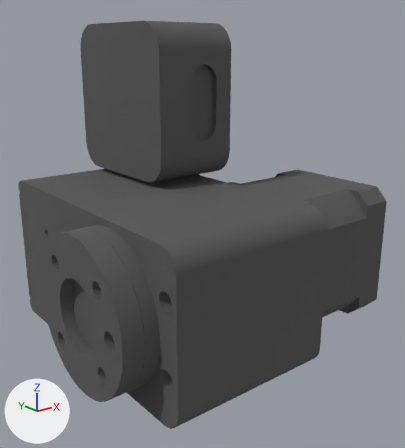
What one commit did to the glTF model workspace/static/CAD/robot_A5.glb.
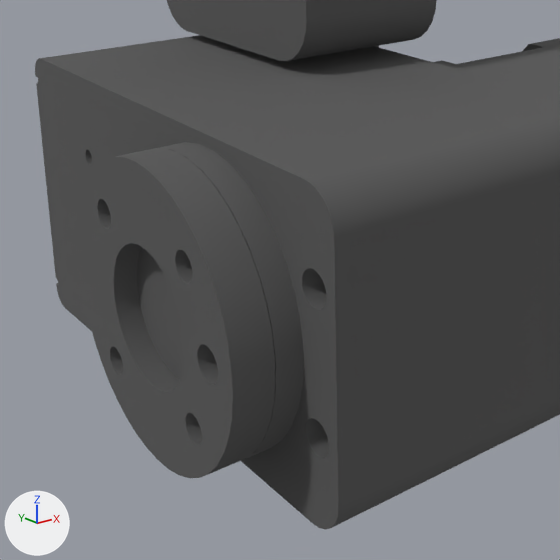
There are two pictures of each version: one whole from a 50 mm lens placed at (-89.8, -178.2, 63.8), pointed at (14.6, -47.7, 11.6), one close up on the part from 0% to 73% of the width and 33% to 99% of the height. The axes (+X, +Y, +Z) are drawn at lower left. The lights are the same throughout. Where no turn or scale is listed for an object, it has been applied to the vertices. Vertices at the same position are counted once.

Before the edit, the objects in view are built like this:
```python
me_a5_v2 = bpy.data.meshes.new('A5 v2')
me_a5_v2.from_pydata(...)  # 1844 vertices, 3822 faces; spans x -35.0..65.0, y -88.2..2.2, z -23.2..71.3
me_a5_v2.materials.append(mat_powder_coat__black__012)  # dark grey #585858
ob_a5_v2 = bpy.data.objects.new('A5 v2', me_a5_v2)
ob_a5_v2.location = (0.0, 0.0, 0.0)
```
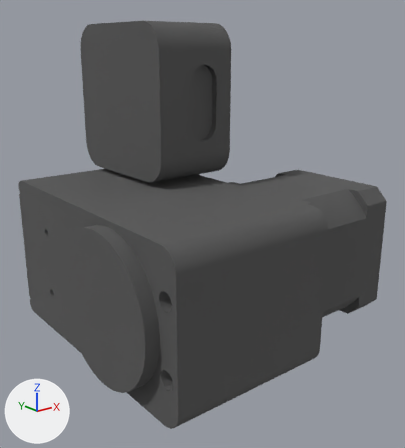
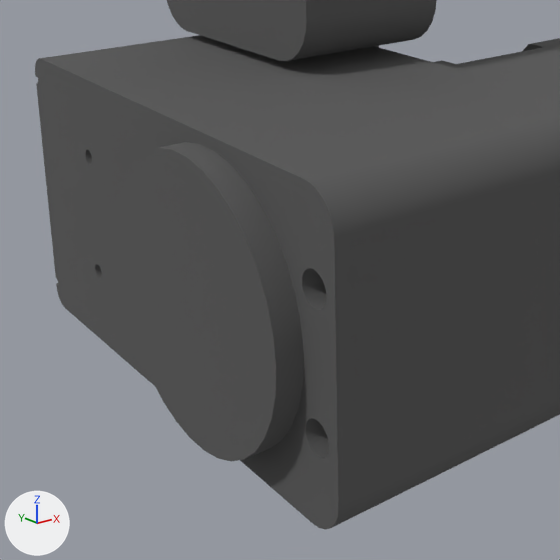
Commit message: fixed robot flange

Scene script edits in JSON lines:
```json
{"block": "me_a5_v2", "where": "me_a5_v2.from_pydata(...)  # 1844 vertices, 3822 faces; spans x -35.0..65.0, y -88.2..2.2, z -23.2..71.3"}
{"block": "me_a5_v2", "where": "# used by ob_a5_v2; location = (0.0, 0.0, 0.0)"}
{"block": "me_a5_v2", "change": "me_a5_v2 part 1: the loose piece of 542 vertices spanning x -35.0..-29.0, y -81.4..-38.6, z -21.5..21.5 is deleted"}
```

Location of each change, [x1, y1, x2, y2] in pixels of the close-ups (560 x 560 px):
```json
{"part": 1, "of": "me_a5_v2", "change": "deleted", "before": [78, 148, 276, 478]}
```
